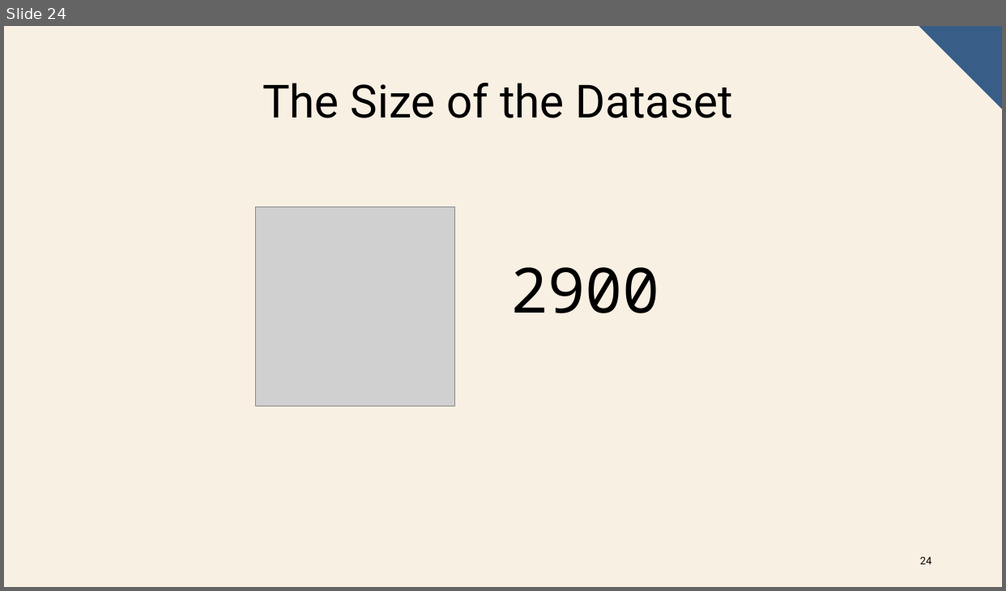
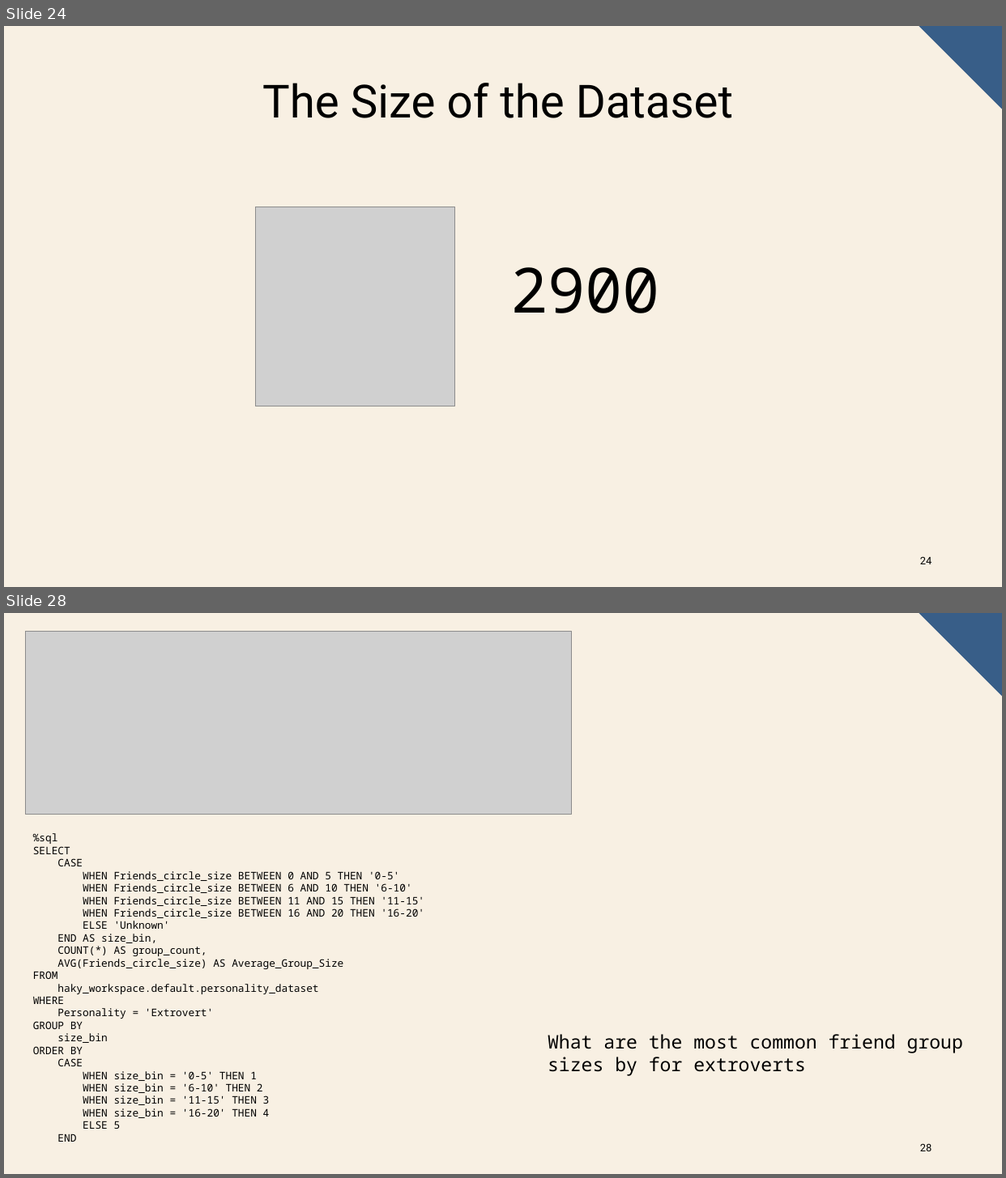
Before and after one commit to AndrewDarnall/Intro-Extro-Scope, a slide deck: docs/ccbd_project_presentation.pptx. Shown one above the other, each under a label of ours: slide 24 before the commit, slides 24 and 28 after it; the slides between them are not shown. The pictures are 1006x591 and 1006x1178 pixels, drawn with LibreOffice and Linux fonts; fonts in the diff are those of the drawing; grey boxes stand for pictures. Boxes give left, top, right and bottom in pixels: in the first picture for what was removed or moved away, otherwise in the second. Text is boxed around its words. In the diff, an @@ line names an element or a change of style, - is before the commit and + after.

```diff
--- a/docs/ccbd_project_presentation.pptx
+++ b/docs/ccbd_project_presentation.pptx
@@ slide 28 added at [4, 613, 1002, 1174], background #F8F0E3; not listed: 1 template element that a slide beside it also shows @@
@@ picture added at [26, 631, 572, 815] @@
@@ text added at [33, 833, 424, 1142], 10 pt, text #000000 @@
+%sql
+SELECT
+CASE
+WHEN Friends_circle_size BETWEEN 0 AND 5 THEN '0-5'
+WHEN Friends_circle_size BETWEEN 6 AND 10 THEN '6-10'
+WHEN Friends_circle_size BETWEEN 11 AND 15 THEN '11-15'
+WHEN Friends_circle_size BETWEEN 16 AND 20 THEN '16-20'
+ELSE 'Unknown'
+END AS size_bin,
+COUNT(*) AS group_count,
+AVG(Friends_circle_size) AS Average_Group_Size
+FROM
+haky_workspace.default.personality_dataset
+WHERE
+Personality = 'Extrovert'
+GROUP BY
+size_bin
+ORDER BY
+CASE
+WHEN size_bin = '0-5' THEN 1
+WHEN size_bin = '6-10' THEN 2
+WHEN size_bin = '11-15' THEN 3
+WHEN size_bin = '16-20' THEN 4
+ELSE 5
+END
@@ text added at [548, 1034, 963, 1076], 18 pt, text #000000 @@
+What are the most common friend group sizes by for extroverts
@@ page number added at [920, 1144, 931, 1152], 10 pt, text #000000 @@
+28
```
Also in this commit, not shown: 13 other slides added, 1 slide removed, 1 other file.
